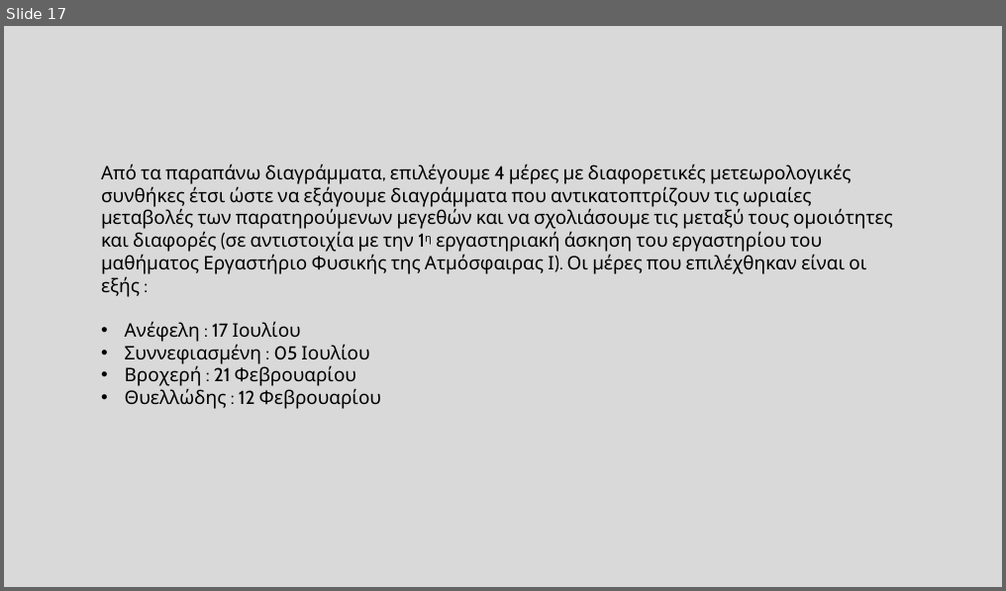
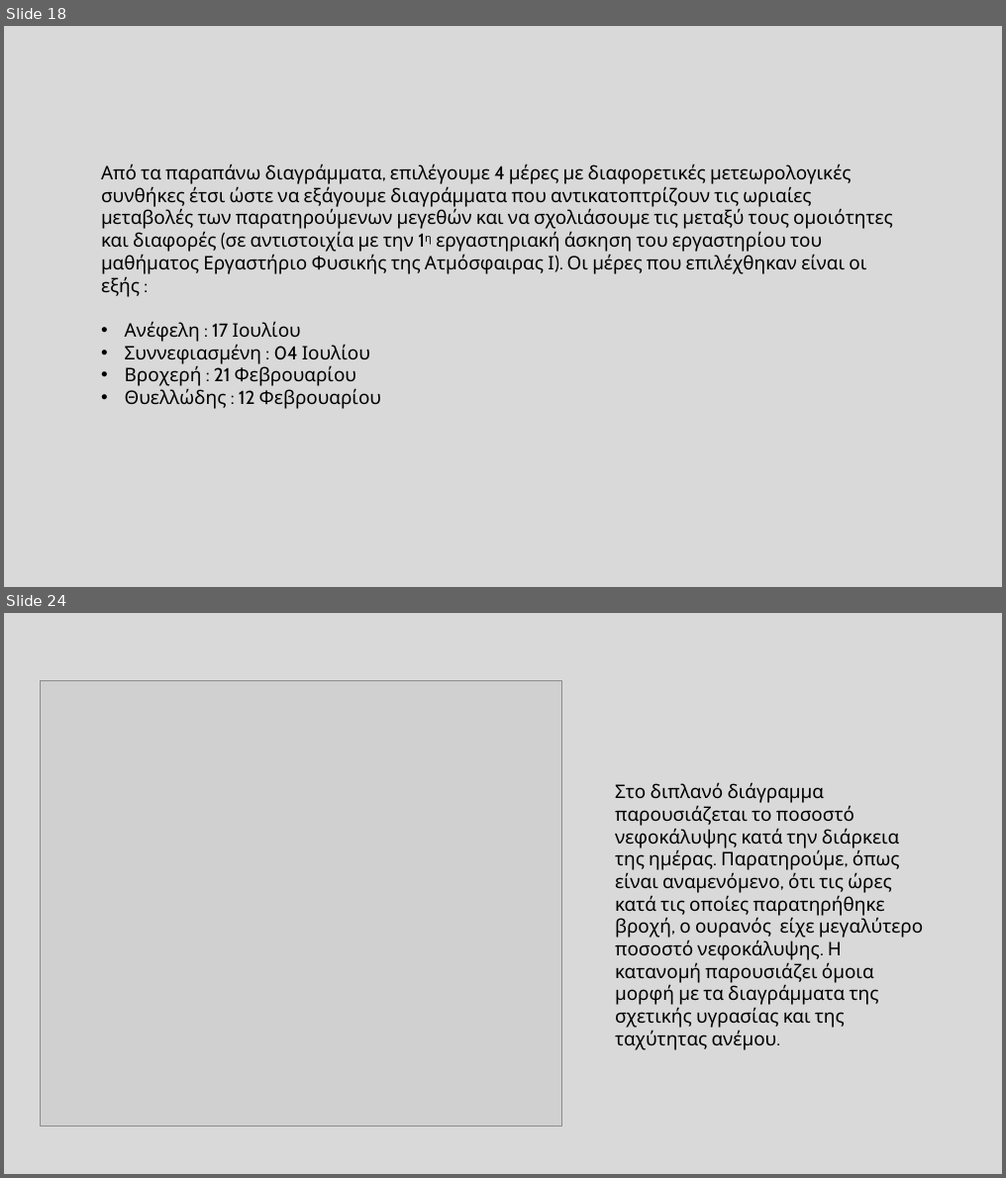
Before and after one commit to nadezsha/MSc---Applied-Meteorology-and-Environmental-Physics, a slide deck: Synoptic and Dynamic Meteorology/training_task/01ΜeteorologicalObservationsOnTheGround.pptx. Shown one above the other, each under a label of ours: slide 17 before the commit, slides 18 and 24 after it; the slides between them are not shown. The pictures are 1006x591 and 1006x1178 pixels, drawn with LibreOffice and Linux fonts; fonts in the diff are those of the drawing; grey boxes stand for pictures. Boxes give left, top, right and bottom in pixels: in the first picture for what was removed or moved away, otherwise in the second. Text is boxed around its words. In the diff, an @@ line names an element or a change of style, - is before the commit and + after.

```diff
--- a/Synoptic and Dynamic Meteorology/training_task/01ΜeteorologicalObservationsOnTheGround.pptx
+++ b/Synoptic and Dynamic Meteorology/training_task/01ΜeteorologicalObservationsOnTheGround.pptx
@@ slide 24 added at [4, 613, 1002, 1174], background #D9D9D9 @@
@@ picture added at [40, 680, 561, 1126] @@
@@ text added at [615, 782, 923, 1051], 18 pt, text #000000 @@
+Στο διπλανό διάγραμμα παρουσιάζεται το ποσοστό νεφοκάλυψης κατά την διάρκεια της ημέρας. Παρατηρούμε, όπως είναι αναμενόμενο, ότι τις ώρες κατά τις οποίες παρατηρήθηκε βροχή, ο ουρανός είχε μεγαλύτερο ποσοστό νεφοκάλυψης. Η κατανομή παρουσιάζει όμοια μορφή με τα διαγράμματα της σχετικής υγρασίας και της ταχύτητας ανέμου.
@@ what was slide 17 is now slide 18 @@
@@ slide 18 changed as well @@
@@ text at [125, 344, 370, 365]: text changed @@
-• Συννεφιασμένη : 05 Ιουλίου
+• Συννεφιασμένη : 04 Ιουλίου
```
Also in this commit, not shown: 18 other slides changed, 4 other slides added.
